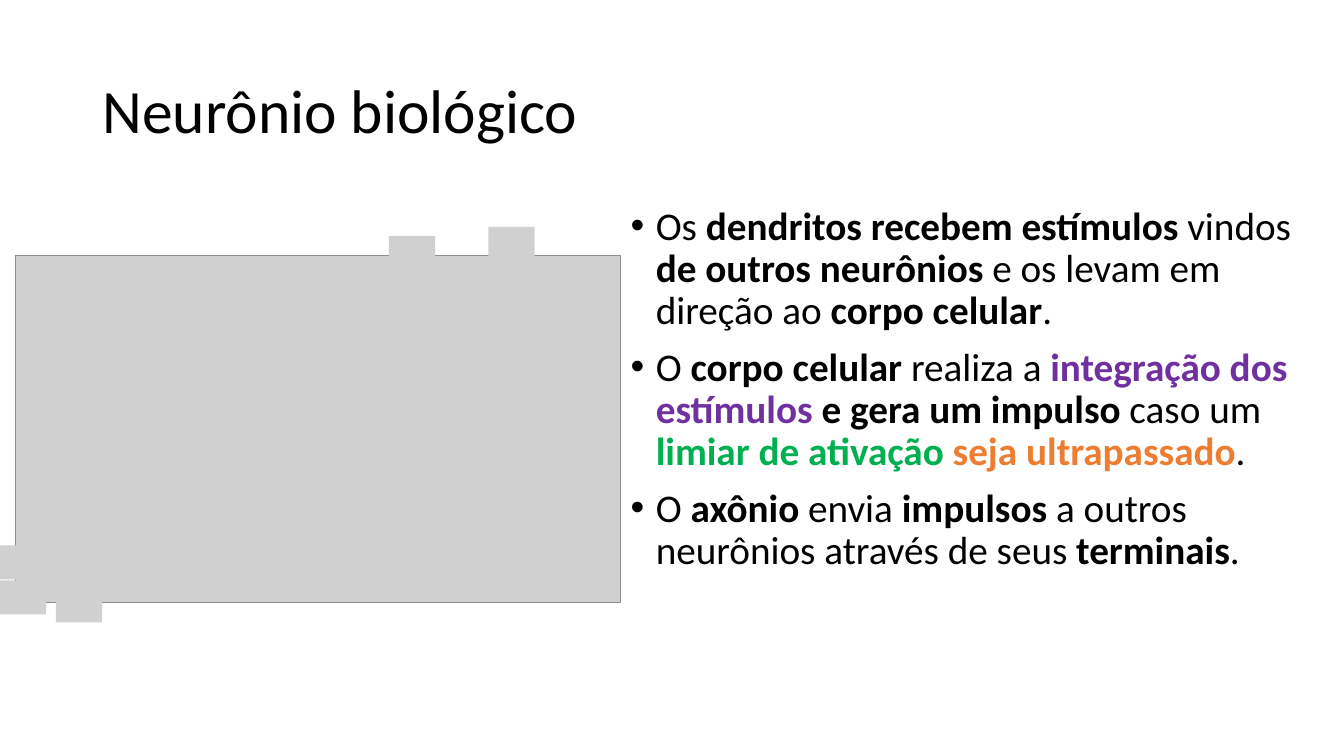
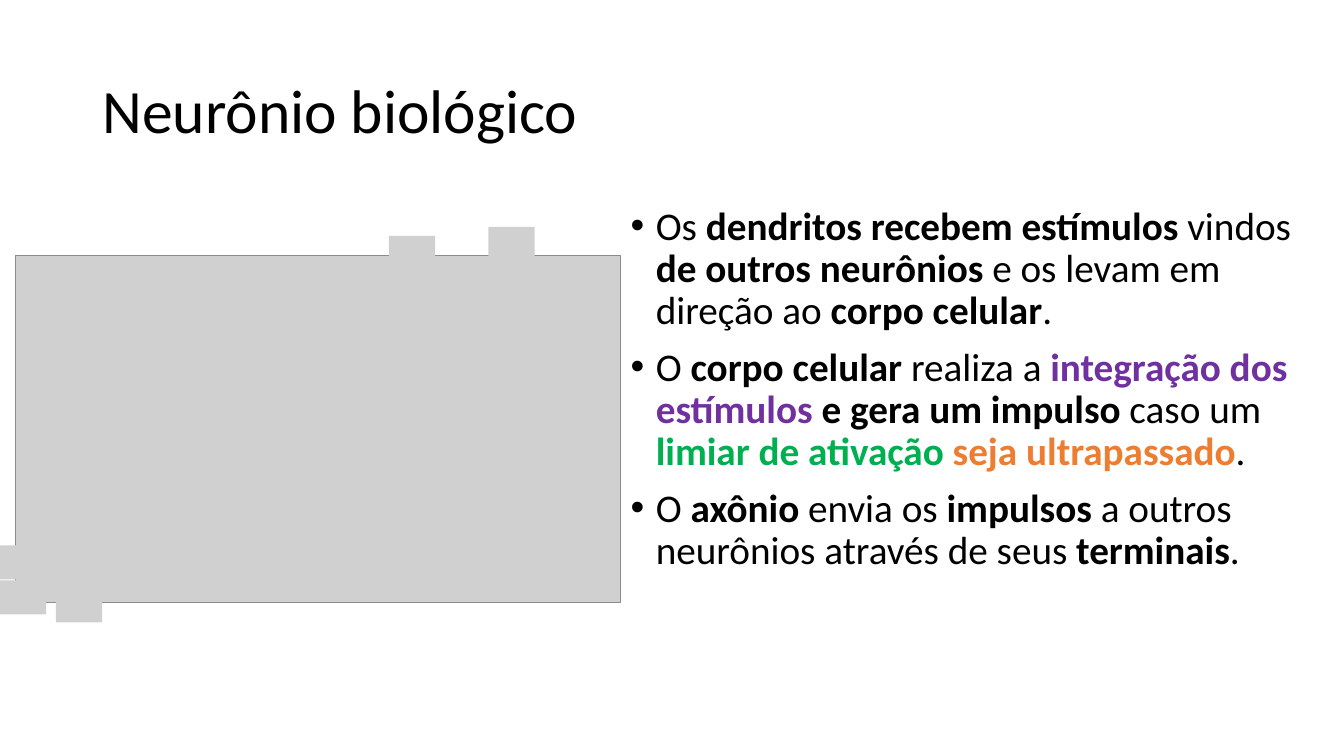
Before and after one commit to zz4fap/c24_inteligencia_artificial, a slide deck: slide 10 of slides/C24_MLP.pptx. Drawn at 1344x756 pixels with LibreOffice and Linux fonts; fonts in the diff are those of the drawing; grey boxes stand for pictures. Boxes give left, top, right and bottom in pixels: in the first picture for what was removed or moved away, otherwise in the second. Text is boxed around its words. In the diff, an @@ line names an element or a change of style, - is before the commit and + after.

```diff
--- a/slides/C24_MLP.pptx
+++ b/slides/C24_MLP.pptx
@@ text at (656, 494, 1240, 565): text changed @@
-• O axônio envia impulsos a outros neurônios através de seus terminais.
+• O axônio envia os impulsos a outros neurônios através de seus terminais.
```
Also in this commit, not shown: 15 other slides changed, 1 other file.
